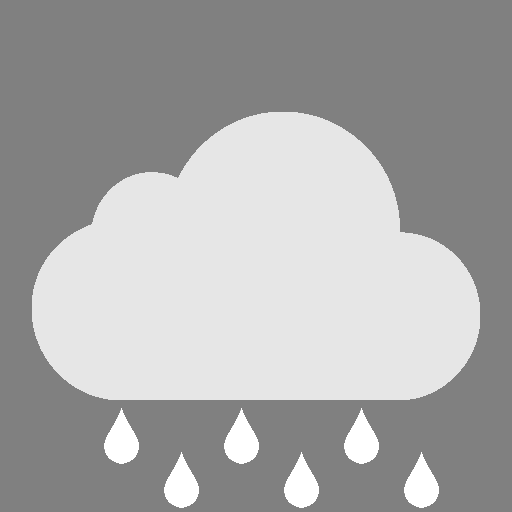
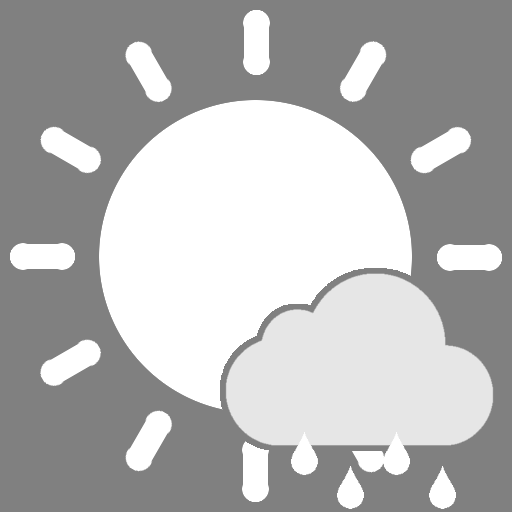
The second w=512, h=512 image is a revision of the first. Changes to its layers:
added layer "sun_less" above "sun_cloud" over left=10, top=10, right=502, bottom=502
hid "drops" over left=104, top=408, right=439, bottom=508
added layer "drops_less" above "cloud_less" over left=291, top=431, right=457, bottom=509
added layer "cloud_less" (80%) above "cloud" over left=225, top=273, right=494, bottom=446
hid "cloud" over left=32, top=112, right=480, bottom=400
